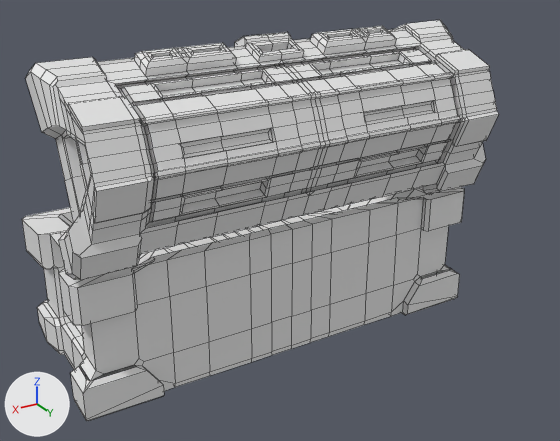
What one commit did to the FBX model Assets/_Project/Art/3D/SM_Chest.fbx.
Before and after are seen from a camera (50 mm lens) standing at (0.471, 0.859, 0.569) and looking at (0.001, 0.075, 0.177). Lighting does not change. The marker at lower left points along +X, +Y and +Z. Mesh edges are drawn as thin lines.
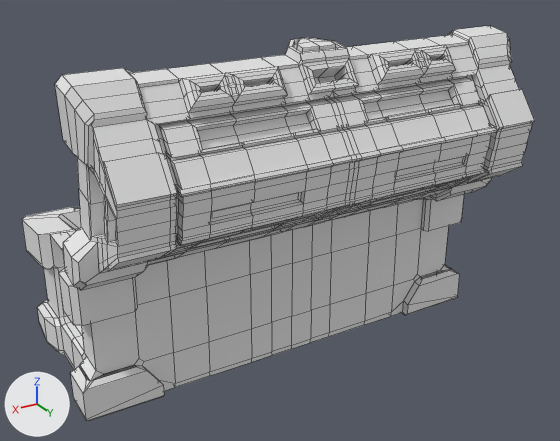
What the commit changed:
Object 'Cube.001' (ob_cube_001) turns from (-67, 0, 0) to (-99, 0, 0) degrees about x, y and z.

Boxes (x1, y1, x2, y2) around the edits, measured in the pictures (560 x 441 px):
'Cube.001', turned: before (26, 20, 499, 279); after (55, 26, 535, 290)
